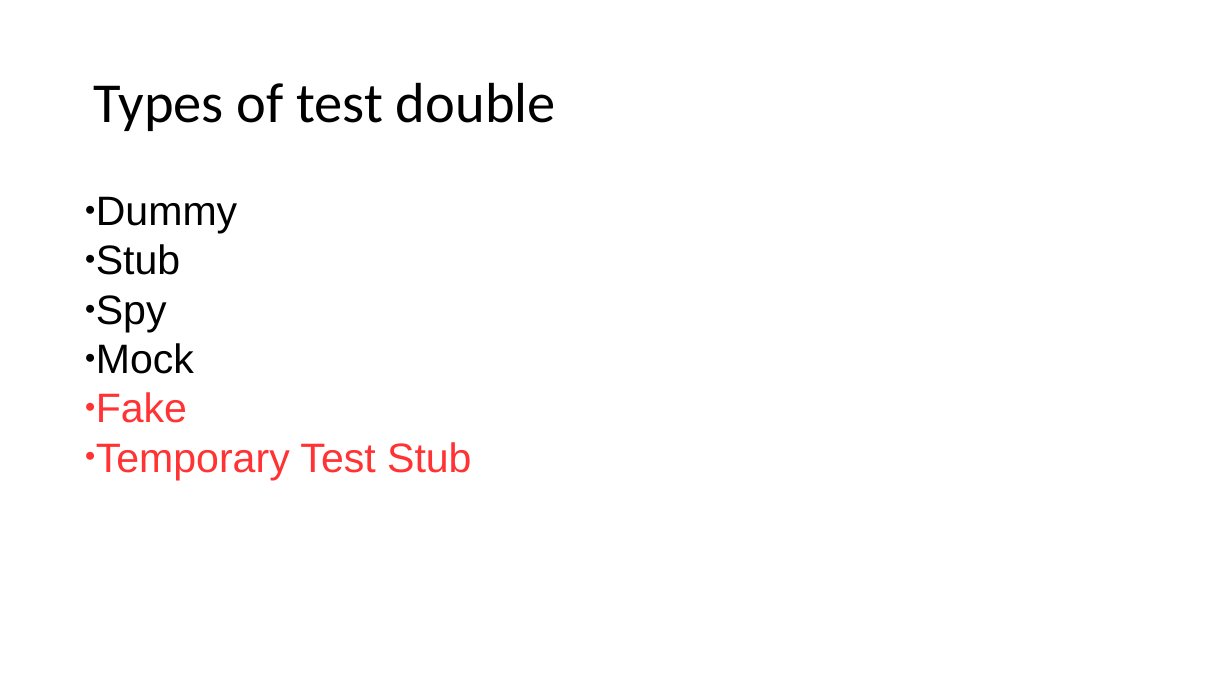
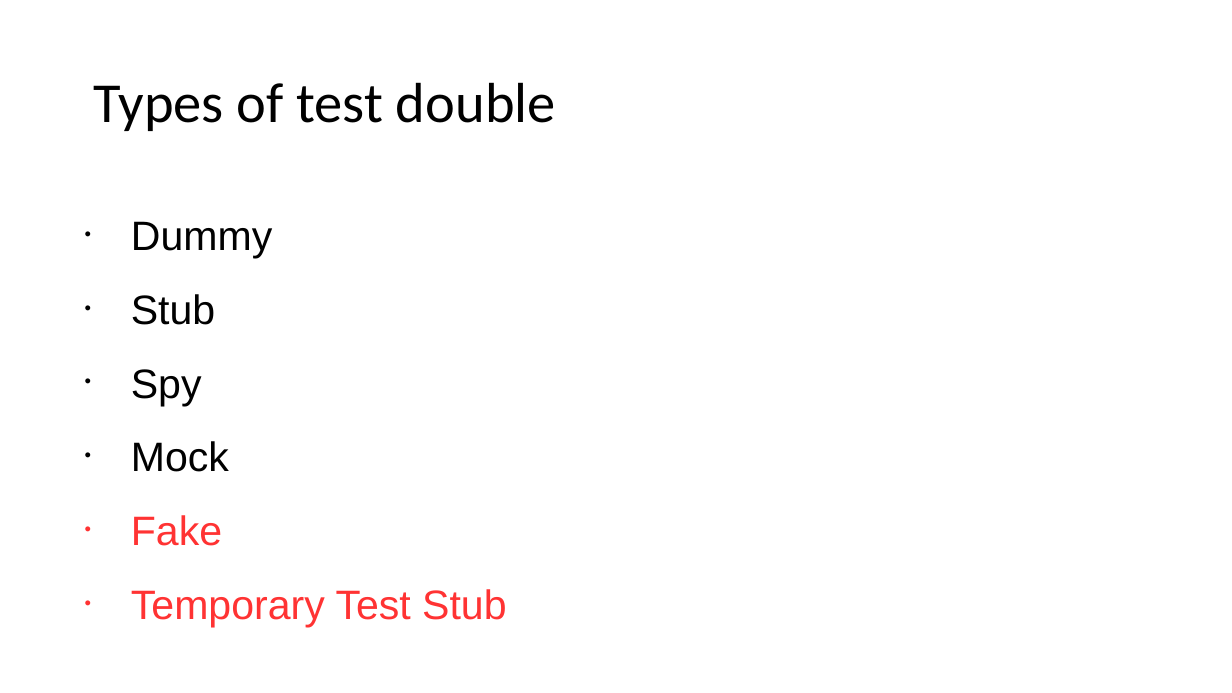
Before and after one commit to docljn/phpunit-or-prophecy-for-mocks, a slide deck: slide 14 of Creating Unit Test Mocks - PHPUnit or Prophecy.pptx. Drawn at 1232x693 pixels with LibreOffice and Linux fonts; fonts in the diff are those of the drawing. Boxes give left, top, right and bottom in pixels: in the first picture for what was removed or moved away, otherwise in the second. Text is boxed around its words. In the diff, an @@ line names an element or a change of style, - is before the commit and + after.

```diff
--- a/Creating Unit Test Mocks - PHPUnit or Prophecy.pptx
+++ b/Creating Unit Test Mocks - PHPUnit or Prophecy.pptx
@@ text "Dummy" at [131, 221, 506, 628]: bullet ● to •; line spacing 1 to 1.5 @@
```
Also in this commit, not shown: 4 other slides changed.
